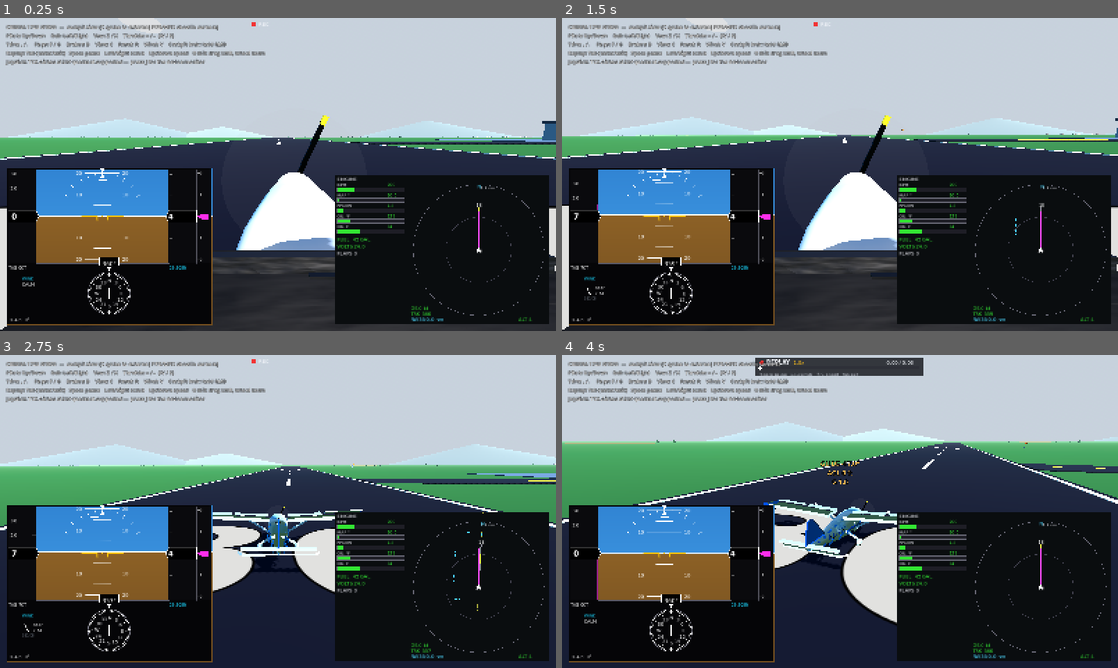
Above: before the commit, frames 1-4 (two rows, left to right).
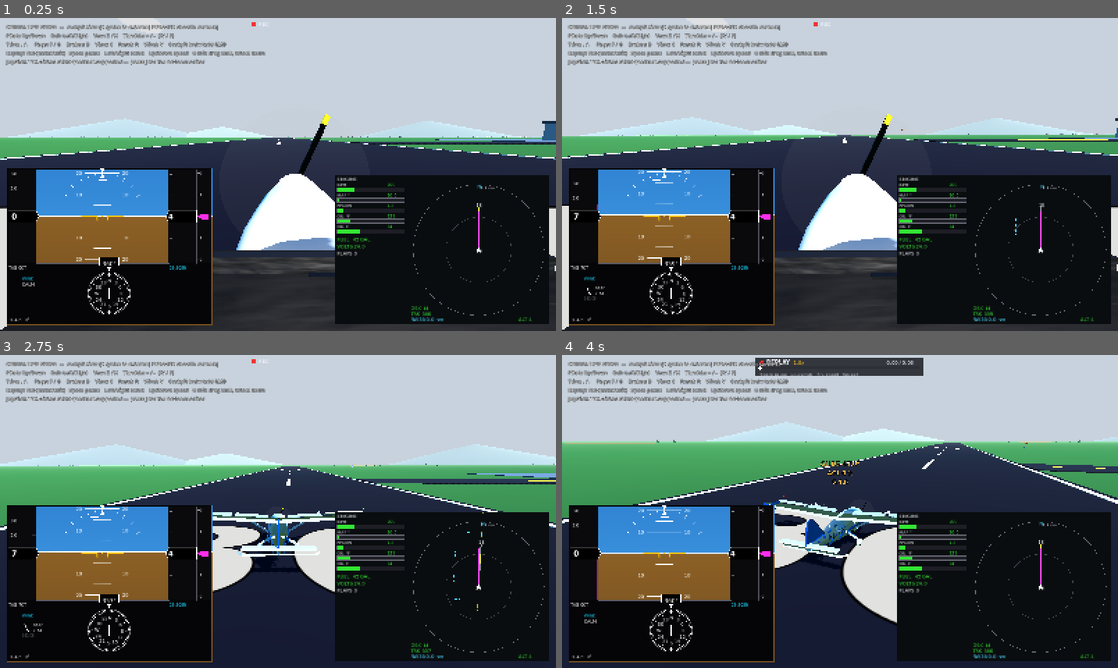
Above: after the commit, the same moments.

Repository: bigcubedata/test
Game: Godot game, scene res://src/Main.tscn
The game is run twice, just before and just after one commit, with the same random seed, the same clock (stepped at 60 frames per second) and the same inputs.
Inputs (mouse positions are in pixels of both pictures, inside the frame that each line leads up to):
- Up to frame 1 (0.25 s): no input
- Up to frame 2 (1.5 s): move the mouse to (962, 158) at 0.52 s; hold Right (roll_right) 0.53-1.25 s; tap V (cycle_wind) at 0.6 s; click (962, 158) at 0.67 s; drag from (728, 190) to (812, 237) at 1.27 s
- Up to frame 3 (2.75 s): move the mouse to (333, 442) at 2.02 s; hold Right (roll_right) from 2.03 s (still down); tap C (toggle_view) at 2.1 s
- Up to frame 4 (4 s): release Right (roll_right) at 2.75 s; drag from (812, 574) to (673, 464) at 2.77 s; move the mouse to (1006, 558) at 3.52 s; hold Left (roll_left) from 3.53 s (still down); tap Tab (replay_toggle) at 3.6 s

The runs differ from the first frame. In frame 1, 0.2% of the frame differs, in the area x 47-60%, y 30-59%; in frame 2, 0.2%; in frame 3, 0.4%, in the area x 38-66%, y 48-62%; in frame 4, 0.3%.

Commit message:
Airframe: close every part gap, add nav lights / pitot / antennas
Gap fixes (parts no longer float apart):
- Wing root now starts at the centreline and the wing sits sunk onto the
  cabin roof (y 0.84 -> 0.80), so no daylight shows at the wing/fuselage
  join; the blue tip caps match the wing thickness instead of forming lips.
- Spinner/cowl: the fuselage nose station extends to the spinner backplate
  and the propeller moved aft (z -3.8 -> -3.7), so the spinner sits flush
  on the cowl instead of hovering 18 cm ahead; the interior cockpit cowl
  face tucks just behind it.
- Control-surface hinges: flaps/ailerons are thicker and overlap the wing
  trailing edge by ~7 cm (they tuck under it), the rudder starts ahead of
  its hinge inside the fin at matching thickness, and the elevator matches
  the stabiliser's width/thickness and overlaps its hinge — no slots when
  surfaces deflect.

Detail pass: red/green wingtip navigation lights and a white tail light
(unshaded so they read as lights), a pitot tube under the left wing, and
two swept blade antennas on the cabin roof and spine.

Diff:
--- a/src/aircraft/Aircraft.tscn
+++ b/src/aircraft/Aircraft.tscn
@@ -16,7 +16,7 @@
 script = ExtResource("4_airframe")
 
 [node name="Propeller" type="Node3D" parent="."]
-transform = Transform3D(1, 0, 0, 0, 1, 0, 0, 0, 1, 0, -0.05, -3.8)
+transform = Transform3D(1, 0, 0, 0, 1, 0, 0, 0, 1, 0, -0.05, -3.7)
 script = ExtResource("3_prop")
 
 [node name="CollisionShape3D" type="CollisionShape3D" parent="."]
--- a/src/aircraft/Airframe.gd
+++ b/src/aircraft/Airframe.gd
@@ -48,6 +48,7 @@
 	_build_stripe()
 	_build_cowl_details()
 	_build_registration()
+	_build_details()
 
 
 func _process(_delta: float) -> void:
@@ -77,7 +78,7 @@
 	# Nose shortened to a true C172 cowl length (spinner ~-3.8); the long tail
 	# boom and tall cabin are kept for the right proportions.
 	var st := [
-		[-3.62, 0.07, 0.09, -0.06],   # cowl front (spinner backplate)
+		[-3.70, 0.10, 0.11, -0.05],   # cowl front, flush with the spinner base
 		[-3.35, 0.30, 0.28, -0.05],
 		[-2.95, 0.48, 0.44, -0.01],
 		[-2.55, 0.55, 0.58, 0.04],
@@ -114,40 +115,44 @@
 	# Planform in (span = u/X, chord = v/Z); thickness along Y. The trailing
 	# edge stops at v=0.70 — the last ~22% of chord is the separate flap and
 	# aileron surfaces built below, which animate.
+	# Root starts at the centreline (buried inside the hull) so there is no
+	# gap where the wing meets the curved cabin roof.
 	var prof := PackedVector2Array([
-		Vector2(0.45, -0.55), Vector2(3.9, -0.55), Vector2(5.05, -0.40),
+		Vector2(0.0, -0.55), Vector2(3.9, -0.55), Vector2(5.05, -0.40),
 		Vector2(5.30, 0.05), Vector2(5.05, 0.55), Vector2(3.9, 0.70),
-		Vector2(0.45, 0.70),
+		Vector2(0.0, 0.70),
 	])
 	var dih := 0.05  # dihedral (rad)
 	for sign in [1.0, -1.0]:
 		var m := _extrude(prof, Vector3(sign, 0, 0), Vector3(0, 0, 1), 0.17,
 			Vector3(0, 0, -1.55), _white)
 		m.rotation = Vector3(0, 0, dih * sign)  # tips up (dihedral)
-		m.position.y = 0.84                      # high wing, sitting on the cabin roof
-		# Blue tip cap.
+		m.position.y = 0.80                      # sunk onto the cabin roof
+		# Blue tip cap — same thickness as the wing so it doesn't form a lip.
 		var tip := PackedVector2Array([
 			Vector2(4.55, -0.42), Vector2(5.05, -0.40), Vector2(5.30, 0.05),
 			Vector2(5.05, 0.55), Vector2(4.55, 0.66)])
-		var tm := _extrude(tip, Vector3(sign, 0, 0), Vector3(0, 0, 1), 0.21,
+		var tm := _extrude(tip, Vector3(sign, 0, 0), Vector3(0, 0, 1), 0.175,
 			Vector3(0, 0, -1.55), _blue)
 		tm.rotation = Vector3(0, 0, dih * sign)
-		tm.position.y = 0.84
-
-		# Hinged trailing-edge surfaces (hinge line at z = -0.85).
+		tm.position.y = 0.80
+
+		# Hinged trailing-edge surfaces (hinge line at z = -0.85), tucked well
+		# under the trailing edge so no daylight shows at the hinge line.
 		var surf := _mat(Color(0.72, 0.73, 0.76), 0.5, 0.0)
-		var flap := _hinged_surface(Vector3(sign * 1.5, 0.84 + 0.05 * 1.5, -0.85),
-			Vector3(1.9, 0.05, 0.36), dih * sign, surf)
+		var flap := _hinged_surface(Vector3(sign * 1.5, 0.78 + 0.05 * 1.5, -0.85),
+			Vector3(1.9, 0.09, 0.40), dih * sign, surf)
 		_flaps.append(flap)
-		var ail := _hinged_surface(Vector3(sign * 3.7, 0.84 + 0.05 * 3.7, -0.85),
-			Vector3(2.1, 0.045, 0.32), dih * sign, surf)
+		var ail := _hinged_surface(Vector3(sign * 3.7, 0.78 + 0.05 * 3.7, -0.85),
+			Vector3(2.1, 0.08, 0.36), dih * sign, surf)
 		if sign > 0.0:
 			_ail_r = ail
 		else:
 			_ail_l = ail
 
 
-## A control surface hanging aft (+Z) of its hinge-line pivot.
+## A control surface hanging aft (+Z) of its hinge-line pivot, overlapping
+## the fixed surface by ~7 cm so the hinge never shows a gap when deflected.
 func _hinged_surface(pivot_pos: Vector3, sz: Vector3, roll: float,
 		mat: StandardMaterial3D) -> Node3D:
 	var pivot := Node3D.new()
@@ -159,7 +164,7 @@
 	bm.size = sz
 	mi.mesh = bm
 	mi.material_override = mat
-	mi.position = Vector3(0, 0, sz.z * 0.5 - 0.02)
+	mi.position = Vector3(0, 0, sz.z * 0.5 - 0.07)
 	pivot.add_child(mi)
 	return pivot
 
@@ -208,11 +213,13 @@
 	_rud = Node3D.new()
 	_rud.position = Vector3(0, 0, 3.30)
 	add_child(_rud)
+	# Rudder profile starts 6 cm AHEAD of its hinge so it tucks into the fin
+	# (same thickness as the fin: no lip, no slot).
 	var rud_prof := PackedVector2Array([
-		Vector2(0.0, 0.30), Vector2(0.42, 0.36), Vector2(0.26, 1.44), Vector2(0.0, 1.45),
+		Vector2(-0.06, 0.31), Vector2(0.42, 0.36), Vector2(0.26, 1.44), Vector2(-0.06, 1.44),
 	])
 	var rud_mi := MeshInstance3D.new()
-	rud_mi.mesh = _extrude_mesh(rud_prof, Vector3(0, 0, 1), Vector3(0, 1, 0), 0.07)
+	rud_mi.mesh = _extrude_mesh(rud_prof, Vector3(0, 0, 1), Vector3(0, 1, 0), 0.08)
 	rud_mi.material_override = _blue
 	_rud.add_child(rud_mi)
 
@@ -228,10 +235,11 @@
 	add_child(_elev)
 	var ele_mi := MeshInstance3D.new()
 	var ele_bm := BoxMesh.new()
-	ele_bm.size = Vector3(3.05, 0.07, 0.30)
+	# Matches the stab's trailing-edge width/thickness; overlaps the hinge.
+	ele_bm.size = Vector3(3.0, 0.09, 0.34)
 	ele_mi.mesh = ele_bm
 	ele_mi.material_override = _white
-	ele_mi.position = Vector3(0, 0, 0.14)
+	ele_mi.position = Vector3(0, 0, 0.10)
 	_elev.add_child(ele_mi)
 
 
@@ -350,6 +358,36 @@
 		l.position = Vector3(s * 0.40, 0.16, 1.15)
 		l.rotation.y = s * (PI * 0.5 - 0.14)
 		add_child(l)
+
+
+func _build_details() -> void:
+	# Navigation lights: red left wingtip, green right, white on the tailcone.
+	var red := _unlit(Color(0.95, 0.1, 0.1))
+	var grn := _unlit(Color(0.1, 0.9, 0.2))
+	var wht := _unlit(Color(1.0, 1.0, 0.95))
+	_box(Vector3(0.05, 0.05, 0.09), Vector3(-5.28, 1.062, -1.93), red)
+	_box(Vector3(0.05, 0.05, 0.09), Vector3(5.28, 1.062, -1.93), grn)
+	_box(Vector3(0.05, 0.05, 0.05), Vector3(0.0, 0.24, 3.58), wht)
+
+	# Pitot tube under the left wing.
+	var metal := _mat(Color(0.6, 0.6, 0.62), 0.35, 0.7)
+	var pitot := _box(Vector3(0.025, 0.025, 0.30), Vector3(-2.1, 0.72, -2.05), metal)
+	pitot.rotation.x = 0.12
+	_box(Vector3(0.02, 0.10, 0.02), Vector3(-2.1, 0.78, -1.95), metal)
+
+	# Comm/nav blade antennas on the cabin roof and spine.
+	var ant := _mat(Color(0.85, 0.85, 0.87), 0.5, 0.1)
+	var a1 := _box(Vector3(0.02, 0.16, 0.22), Vector3(0.0, 0.86, 0.15), ant)
+	a1.rotation.x = -0.35
+	var a2 := _box(Vector3(0.02, 0.12, 0.18), Vector3(0.0, 0.55, 1.4), ant)
+	a2.rotation.x = -0.35
+
+
+func _unlit(c: Color) -> StandardMaterial3D:
+	var m := StandardMaterial3D.new()
+	m.albedo_color = c
+	m.shading_mode = BaseMaterial3D.SHADING_MODE_UNSHADED
+	return m
 
 
 func _box(sz: Vector3, pos: Vector3, mat: StandardMaterial3D) -> MeshInstance3D:
--- a/src/aircraft/Cockpit.gd
+++ b/src/aircraft/Cockpit.gd
@@ -112,7 +112,7 @@
 		[-1.55, 0.52, 0.31, -0.52],
 		[-2.05, 0.48, 0.28, -0.53],
 		[-2.45, 0.40, 0.25, -0.48],
-		[-2.80, 0.24, 0.20, -0.36],  # blunt cowl face; spinner sits in front
+		[-2.68, 0.24, 0.20, -0.36],  # blunt cowl face, tucked behind the spinner
 	]
 	var rings: Array = []
 	for s in st:
